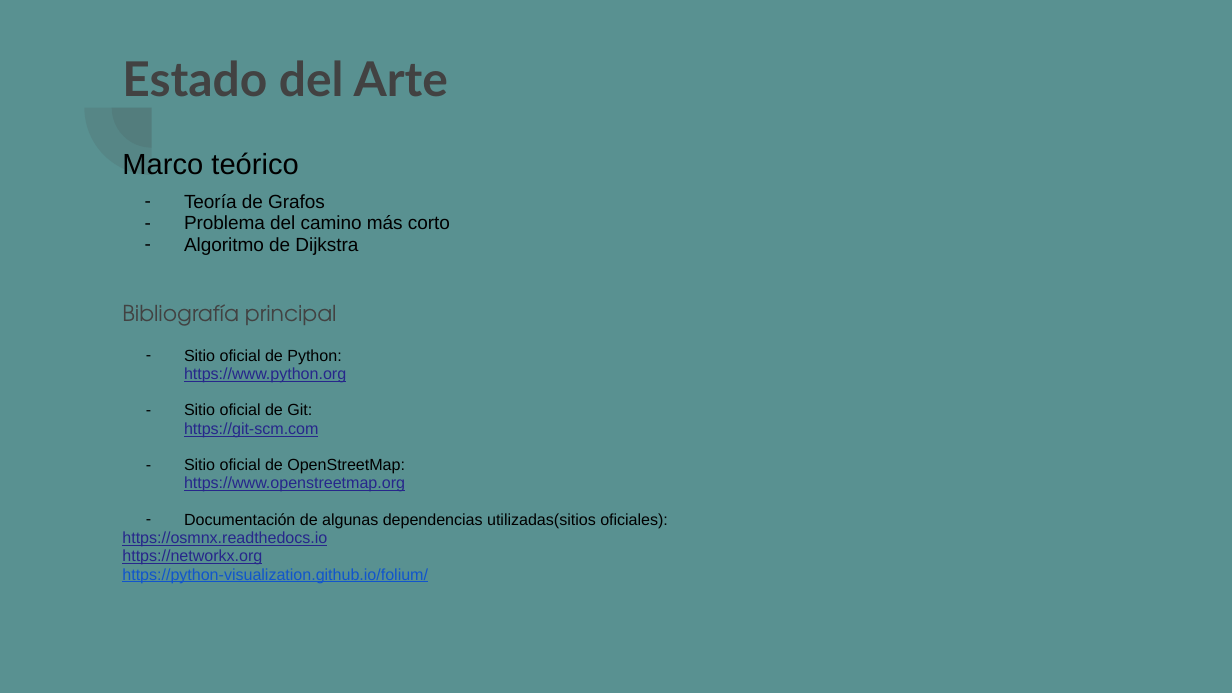
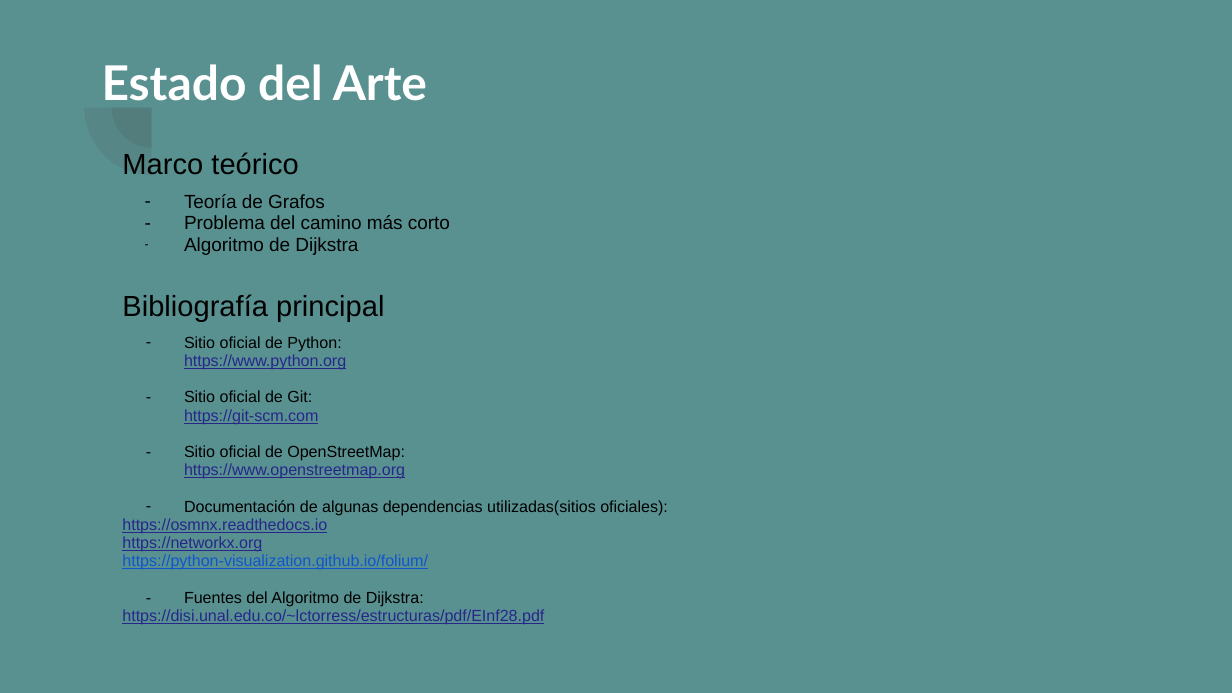
Before and after one commit to franutngit/caminoMasCortoGrupoF, a slide deck: slide 4 of Presentacion de seguimiento.odp. Drawn at 1232x693 pixels with LibreOffice and Linux fonts; fonts in the diff are those of the drawing. Boxes give left, top, right and bottom in pixels: in the first picture for what was removed or moved away, otherwise in the second. Text is boxed around its words. In the diff, an @@ line names an element or a change of style, - is before the commit and + after.

Commit message:
Presentacion Final

```diff
--- a/Presentacion de seguimiento.odp
+++ b/Presentacion de seguimiento.odp
@@ title "Estado del Arte": place and size @@
-title "Estado del Arte" at (122, 60, 448, 96)
+title "Estado del Arte" at (102, 64, 427, 101)
@@ title "Estado del Arte" at (102, 64, 427, 101): text colour #424242 to #FFFFFF @@
@@ text at (122, 237, 384, 352): size 12.8 to 17 pt, font TeX Gyre Adventor to Arial, text colour #424242 to #000000 in "Bibliografía principal"; more space between paragraphs; less space between paragraphs @@
@@ text at (122, 591, 544, 624): paragraphs added @@
+– Fuentes del Algoritmo de Dijkstra:
+https://disi.unal.edu.co/~lctorress/estructuras/pdf/EInf28.pdf
```
Also in this commit, not shown: 1 slide added, 1 other file.
